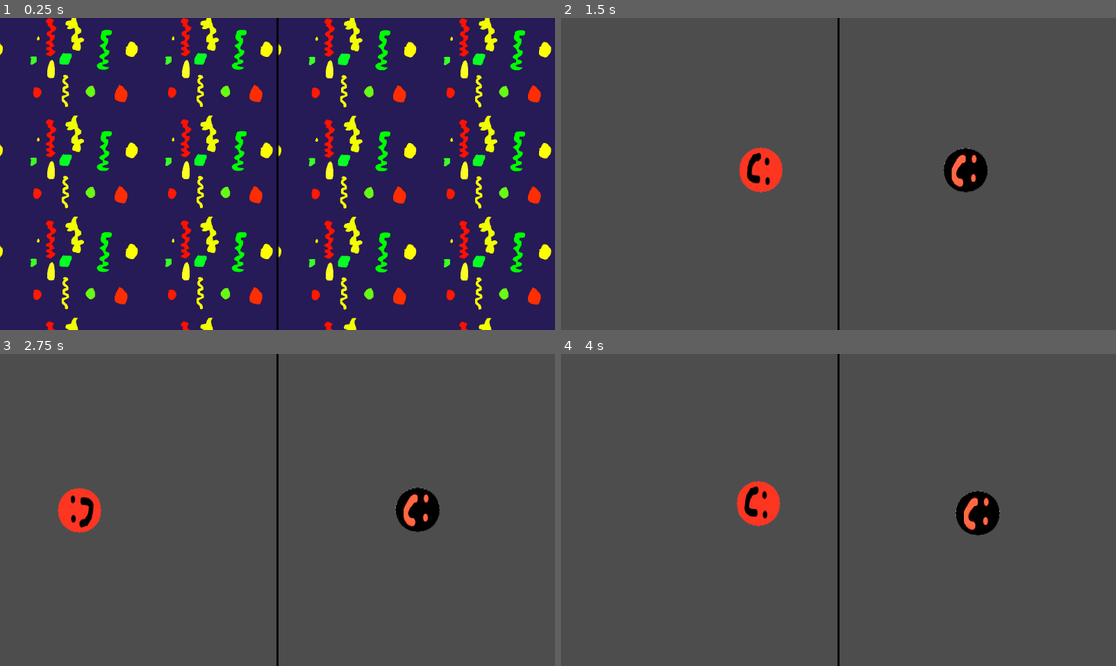
Above: before the commit, frames 1-4 (two rows, left to right).
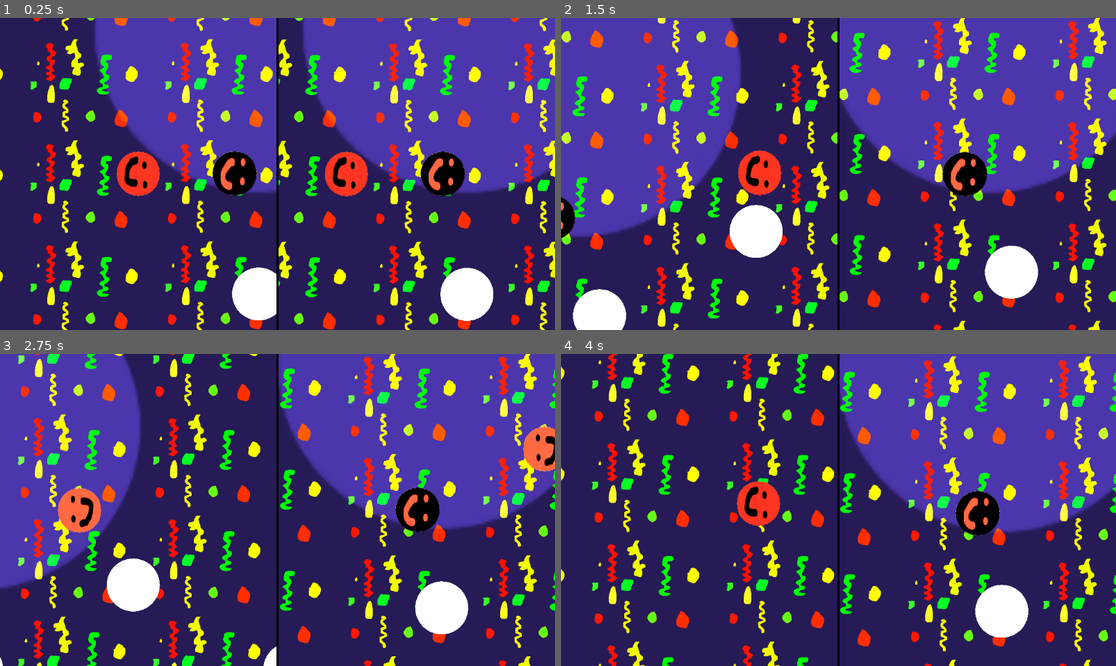
Above: after the commit, the same moments.

Repository: real-chicken-master/GDD112TempName
Game: Godot game, scene res://UI/splitscreen.tscn
Same seed, same stepped clock (60 frames per second), same inputs: the game is played once before the commit and once after it.
Inputs:
- Up to frame 1 (0.25 s): no input
- Up to frame 2 (1.5 s): hold D (right1) from 0.53 s (still down); tap Down (down2) at 0.6 s; tap W (up1) at 0.77 s; tap Left (left2) at 1.35 s
- Up to frame 3 (2.75 s): tap W (up1) at 1.52 s; release D (right1) at 2.03 s; hold A (left1) from 2.03 s (still down); tap Right (right2) at 2.1 s
- Up to frame 4 (4 s): release A (left1) at 2.78 s; hold D (right1) from 2.78 s (still down); tap Up (up2) at 2.85 s; tap W (up1) at 3.02, 3.77 s; tap Down (down2) at 3.6 s

The runs differ from the first frame. In frame 1, 54% of the frame differs, in the area x 0-100%, y 0-100%; in frame 2, 98%; in frame 3, 98%; in frame 4, 98%.

Commit message:
fixed bug

Diff:
--- a/lobby/main_lobby.gd
+++ b/lobby/main_lobby.gd
@@ -1,10 +1,10 @@
 extends Node2D
 
-var start_pos = Vector2(0,0)
+var start_pos = [Vector2(0,0),Vector2(200,0)]
 # Called when the node enters the scene tree for the first time.
 func _ready():
-	for players in get_tree().get_nodes_in_group("player"):
-		players.global_position = start_pos
+	get_tree().get_first_node_in_group("player1").global_position = start_pos[0]
+	get_tree().get_first_node_in_group("player2").global_position = start_pos[1]
 
 # Called every frame. 'delta' is the elapsed time since the previous frame.
 #func _process(delta):
--- a/players/player 2/player2.tscn
+++ b/players/player 2/player2.tscn
@@ -8,6 +8,7 @@
 
 [node name="player2" type="CharacterBody2D" groups=["player", "player2"]]
 z_index = 1
+position = Vector2(200, 0)
 collision_mask = 13
 script = ExtResource("1_q82fh")
 
